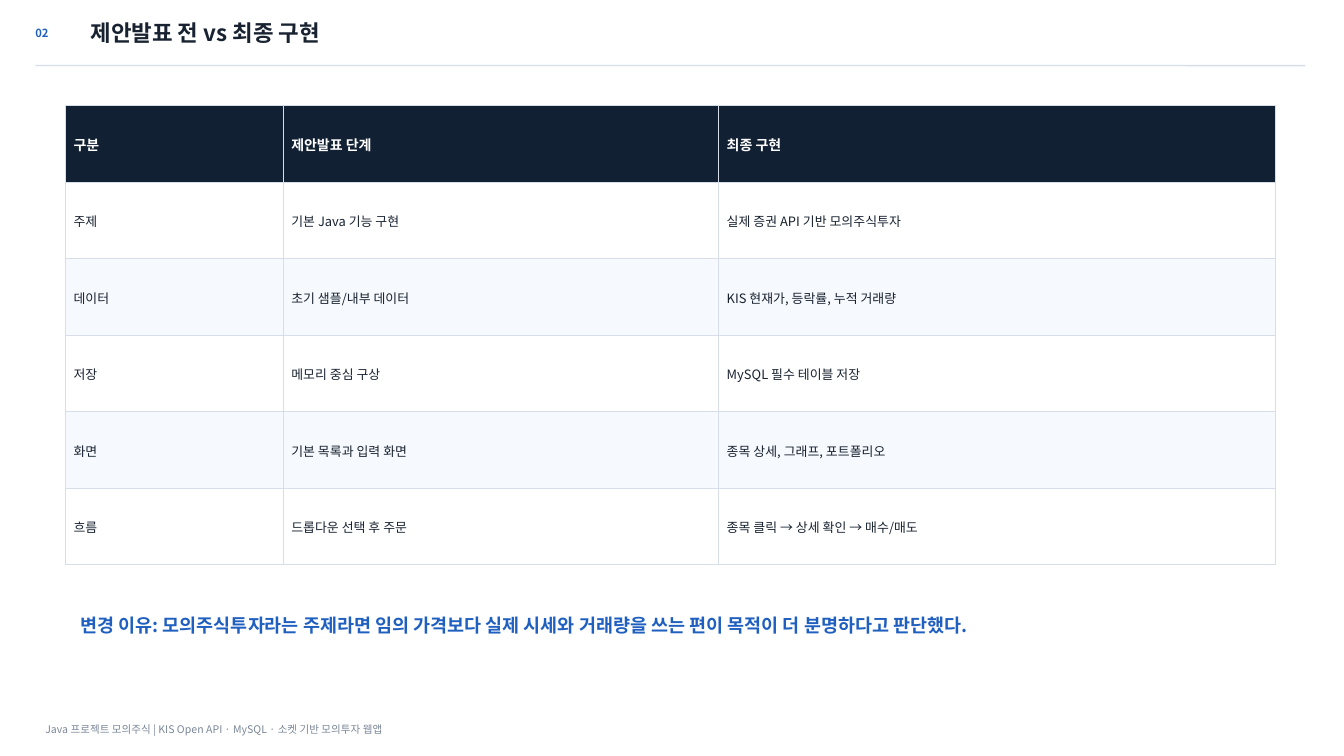
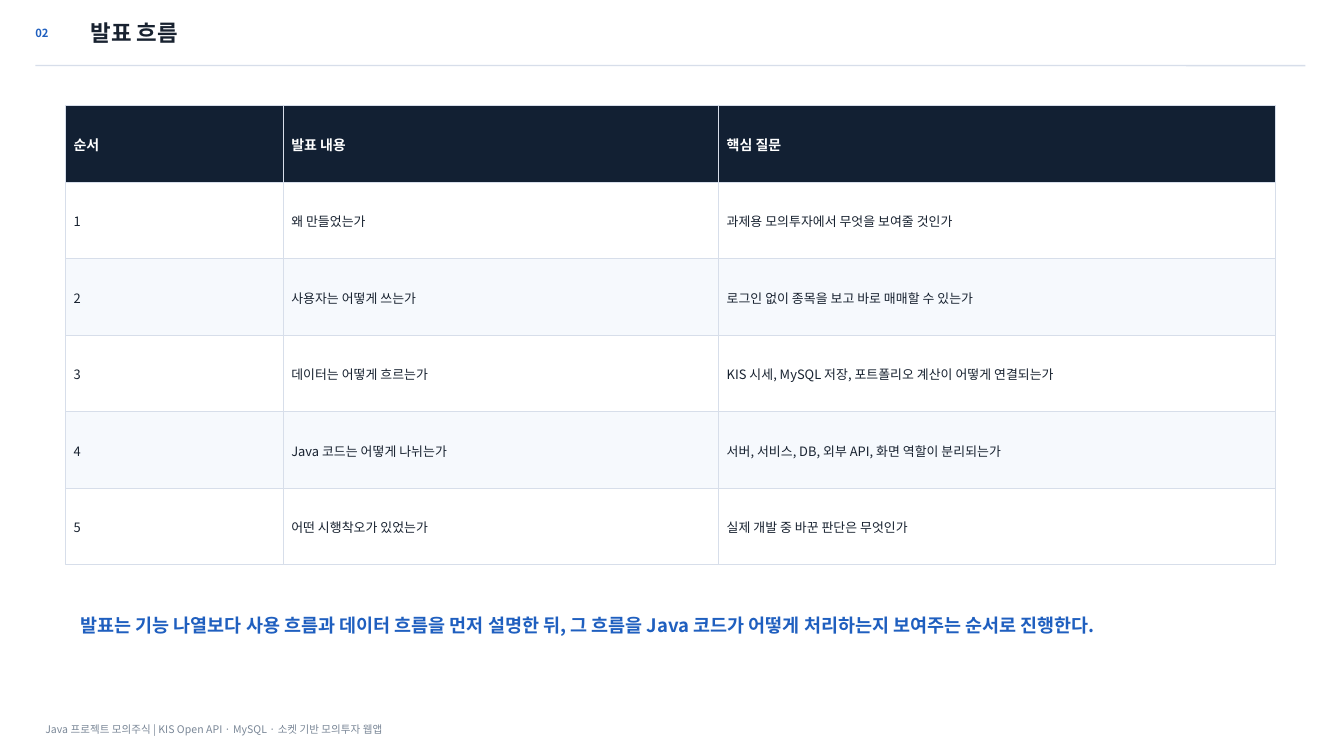
Before and after one commit to osangmin51-spec/javaproject, a slide deck: slide 2 of deliverables/Java_모의주식투자_발표자료_최종정합본.pptx. Drawn at 1344x756 pixels with LibreOffice and Linux fonts; fonts in the diff are those of the drawing. Boxes give left, top, right and bottom in pixels: in the first picture for what was removed or moved away, otherwise in the second. Text is boxed around its words. In the diff, an @@ line names an element or a change of style, - is before the commit and + after.

```diff
--- a/deliverables/Java_모의주식투자_발표자료_최종정합본.pptx
+++ b/deliverables/Java_모의주식투자_발표자료_최종정합본.pptx
@@ text at [91, 22, 178, 43]: text changed @@
-제안발표 전 vs 최종 구현
+발표 흐름
@@ text at [74, 138, 100, 152]: text changed @@
-구분
+순서
@@ text at [291, 138, 346, 152]: text changed @@
-제안발표 단계
+발표 내용
@@ text at [727, 138, 782, 152]: text changed @@
-최종 구현
+핵심 질문
@@ text at [74, 216, 81, 226]: text changed @@
-주제
+1
@@ text at [291, 215, 365, 227]: text changed @@
-기본 Java 기능 구현
+왜 만들었는가
@@ text at [727, 215, 953, 227]: text changed @@
-실제 증권 API 기반 모의주식투자
+과제용 모의투자에서 무엇을 보여줄 것인가
@@ text at [74, 293, 81, 303]: text changed @@
-데이터
+2
@@ text at [291, 292, 416, 304]: text changed @@
-초기 샘플/내부 데이터
+사용자는 어떻게 쓰는가
@@ text at [727, 292, 973, 304]: text changed @@
-KIS 현재가, 등락률, 누적 거래량
+로그인 없이 종목을 보고 바로 매매할 수 있는가
@@ text at [74, 369, 81, 379]: text changed @@
-저장
+3
@@ text at [291, 368, 428, 380]: text changed @@
-메모리 중심 구상
+데이터는 어떻게 흐르는가
@@ text at [727, 368, 1053, 382]: text changed @@
-MySQL 필수 테이블 저장
+KIS 시세, MySQL 저장, 포트폴리오 계산이 어떻게 연결되는가
@@ text at [74, 446, 81, 456]: text changed @@
-화면
+4
@@ text at [291, 445, 447, 457]: text changed @@
-기본 목록과 입력 화면
+Java 코드는 어떻게 나뉘는가
@@ text at [727, 445, 1000, 458]: text changed @@
-종목 상세, 그래프, 포트폴리오
+서버, 서비스, DB, 외부 API, 화면 역할이 분리되는가
@@ text at [74, 522, 81, 532]: text changed @@
-흐름
+5
@@ text at [291, 521, 428, 533]: text changed @@
-드롭다운 선택 후 주문
+어떤 시행착오가 있었는가
@@ text at [727, 521, 908, 533]: text changed @@
-종목 클릭 → 상세 확인 → 매수/매도
+실제 개발 중 바꾼 판단은 무엇인가
@@ text at [81, 616, 1095, 636]: text changed @@
-변경 이유: 모의주식투자라는 주제라면 임의 가격보다 실제 시세와 거래량을 쓰는 편이 목적이 더 분명하다고 판단했다.
+발표는 기능 나열보다 사용 흐름과 데이터 흐름을 먼저 설명한 뒤, 그 흐름을 Java 코드가 어떻게 처리하는지 보여주는 순서로 진행한다.
```
Also in this commit, not shown: 8 other slides changed, 10 other files.
